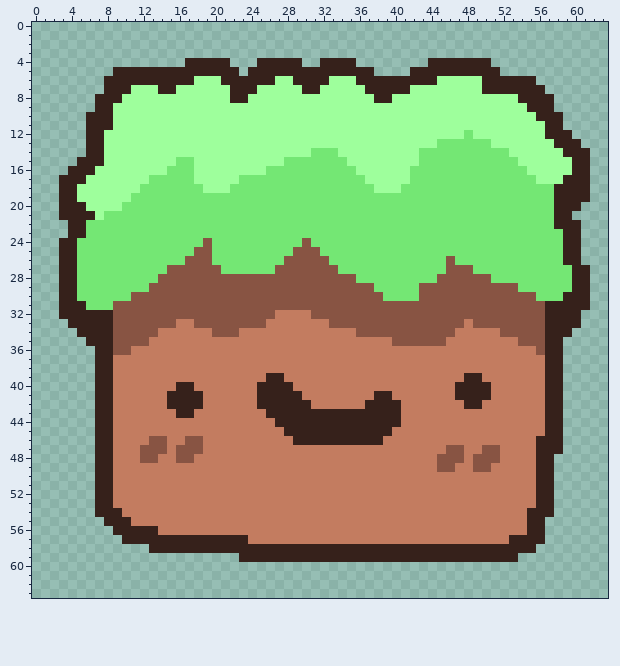
Pixel-art sprite, stored at GITHUB/bennett.png. Above, as it was before the edit.
The file is 128x128 pixels, drawn in blocks of 2x2; one block is one cell here.
After:
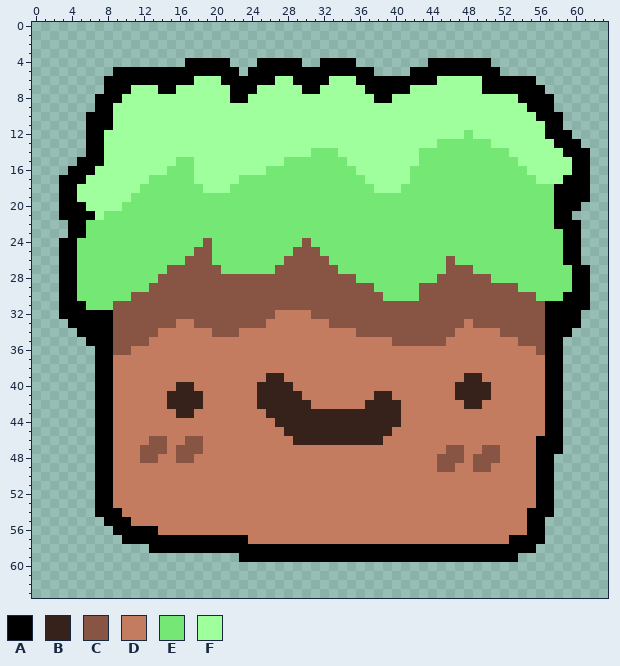
Palette (. is transparent): A #000000  B #36211b  C #885443  D #c37c60  E #74e774  F #9eff9c
Changes in this commit:
Changed rows in their new state; - is an unchanged pixel.
first column x 3:
 4 --------------AAAAA---AAAAA--AAAA--------AAAAAAA-----------
 5 ------AAAAAAAAAAAAAA-AAAAAAAAAAAAAA----AAAAAAAAAA----------
 6 -----AAAAAAAAAA---AAAAAA--AAAA---AAAAAAAAA-----AAAAAA------
 7 -----AAA---AA------AAA-----AA-----AAAAA--------AAAAAAA-----
 8 ----AAA------------AA--------------AA--------------AAAA----
 9 ----AA----------------------------------------------AAA----
10 ---AAA-----------------------------------------------AAA---
11 ---AAA------------------------------------------------AA---
12 ---AA-------------------------------------------------AAA--
13 ---AA--------------------------------------------------AAA-
14 ---AA---------------------------------------------------AAA
15 --AAA----------------------------------------------------AA
16 -AAA-----------------------------------------------------AA
17 AAA-----------------------------------------------------AAA
18 AA-----------------------------------------------------AAAA
19 AA-----------------------------------------------------AAAA
20 AAA----------------------------------------------------AAA-
21 AAAA---------------------------------------------------AA--
22 -AA----------------------------------------------------AAA-
23 -AA-----------------------------------------------------AA-
24 AA------------------------------------------------------AA-
25 AA------------------------------------------------------AA-
26 AA------------------------------------------------------AA-
27 AA-------------------------------------------------------AA
28 AA-------------------------------------------------------AA
29 AA-------------------------------------------------------AA
30 AA------------------------------------------------------AAA
31 AAA---------------------------------------------------AAAAA
32 AAAAAA------------------------------------------------AAAA-
33 -AAAAA------------------------------------------------AAAA-
34 --AAAA------------------------------------------------AAA--
35 ---AAA------------------------------------------------AA---
36 ----AA------------------------------------------------AA---
37 ----AA------------------------------------------------AA---
38 ----AA------------------------------------------------AA---
39 ----AA------------------------------------------------AA---
40 ----AA------------------------------------------------AA---
41 ----AA------------------------------------------------AA---
42 ----AA------------------------------------------------AA---
43 ----AA------------------------------------------------AA---
44 ----AA------------------------------------------------AA---
45 ----AA------------------------------------------------AA---
46 ----AA-----------------------------------------------AAA---
47 ----AA-----------------------------------------------AAA---
48 ----AA-----------------------------------------------AA----
49 ----AA-----------------------------------------------AA----
50 ----AA-----------------------------------------------AA----
51 ----AA-----------------------------------------------AA----
52 ----AA-----------------------------------------------AA----
53 ----AA-----------------------------------------------AA----
54 ----AAA---------------------------------------------AAA----
55 -----AAA--------------------------------------------AA-----
56 ------AAAAA-----------------------------------------AA-----
57 -------AAAAAAAAAAAAAA-----------------------------AAAA-----
58 ----------AAAAAAAAAAAAAAAAAAAAAAAAAAAAAAAAAAAAAAAAAAA------
59 --------------------AAAAAAAAAAAAAAAAAAAAAAAAAAAAAAA--------
Boxes around the changes in both pictures, in picture pixels (x1, y1, x2, y2):
changed: (59, 58, 590, 562)
